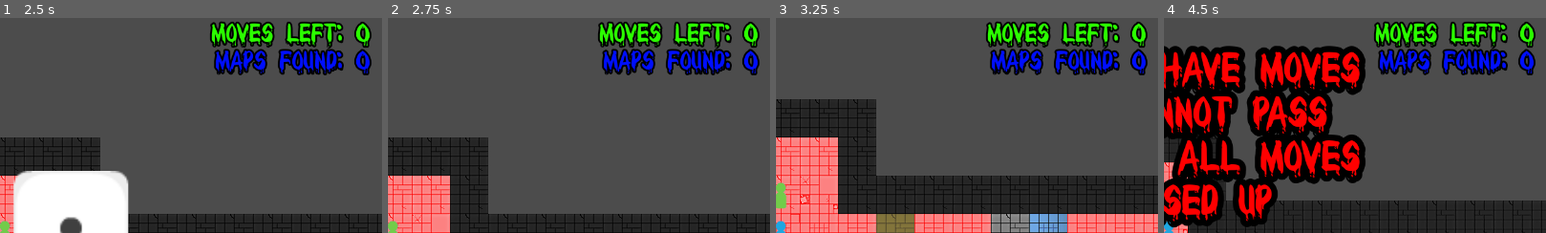
Above: before the commit, frames 1-4 (left to right).
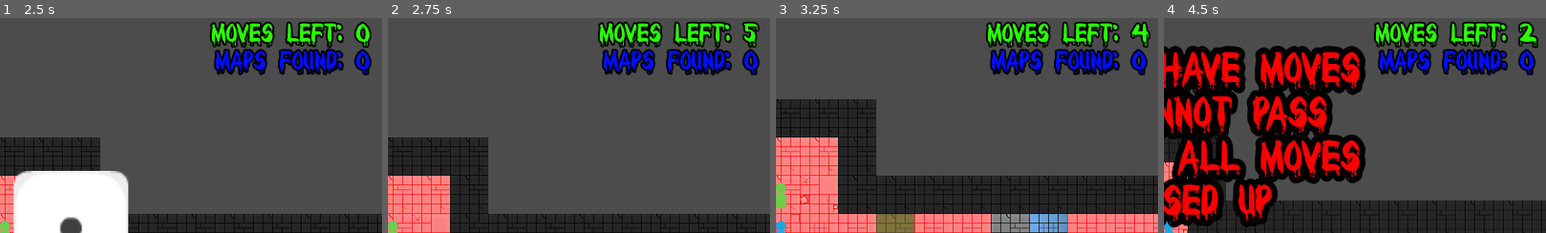
Above: after the commit, the same moments.

Repository: 44351-w22/protech-adaptation-game-sounds-good-studios
Game: Godot game, scene res://World.tscn
Two runs of this game, one before a commit and one after it. Both use one fixed random seed, a clock stepped at 60 frames per second and the inputs below.
Inputs:
- Up to frame 1 (2.5 s): click "ROLL" at 0.5 s; click "End Turn" at 1.25 s; tap Enter at 2 s; hold Right (ui_right) from 2.03 s (still down)
- Up to frame 2 (2.75 s): keep holding Right (ui_right)
- Up to frame 3 (3.25 s): release Right (ui_right) at 2.78 s; hold Down (ui_down) from 2.78 s (still down)
- Up to frame 4 (4.5 s): tap Space at 3.5 s; release Down (ui_down) at 3.53 s; hold Right (ui_right) 3.53-4.28 s; tap Enter at 4.25 s; hold Up (ui_up) from 4.28 s (still down)
The pictures show only the part of the screen within x 49-99%, y 0-50%; the shares and areas given below are measured in that part.

Frame 1 is identical in both runs. In frame 2, 0.4% of the frame differs, in the area x 92-98%, y 1-14%; in frame 3, 0.4%; in frame 4, 0.4%, in the area x 92-98%, y 1-15%.

Commit message:
added more sound effects

Diff:
--- a/World.gd
+++ b/World.gd
@@ -14,6 +14,9 @@
 onready var totalDiceRoll = dice.totalRoll
 onready var currentPlayer = Global.current_player
 onready var nextPlayer = Global.next_player
+onready var music = $SoundEffects/Music
+onready var laugh = $SoundEffects/Laugh
+onready var cheer = $SoundEffects/Cheer
 var rng = RandomNumberGenerator.new()
 var map = 0
 
@@ -31,11 +34,55 @@
 	p2Sprite.texture = skins[1]
 	p3Sprite.texture = skins[2]
 	p4Sprite.texture = skins[4]
-	currentPlayer = p1
-	nextPlayer = p2
-	move_camera(p1)
-	player_turn()
-
+	start_game()
+
+func _physics_process(delta):
+	#Adjust Moves Left
+	if currentPlayer.movesLeft == 0:
+		$CanvasLayer/MovesLeft.text = "Moves Left: 0"
+	elif currentPlayer.movesLeft == 1:
+		$CanvasLayer/MovesLeft.text = "Moves Left: 1"
+	elif currentPlayer.movesLeft == 2:
+		$CanvasLayer/MovesLeft.text = "Moves Left: 2"
+	elif currentPlayer.movesLeft == 3:
+		$CanvasLayer/MovesLeft.text = "Moves Left: 3"
+	elif currentPlayer.movesLeft == 4:
+		$CanvasLayer/MovesLeft.text = "Moves Left: 4"
+	elif currentPlayer.movesLeft == 5:
+		$CanvasLayer/MovesLeft.text = "Moves Left: 5"
+	elif currentPlayer.movesLeft == 6:
+		$CanvasLayer/MovesLeft.text = "Moves Left: 6"
+	elif currentPlayer.movesLeft == 7:
+		$CanvasLayer/MovesLeft.text = "Moves Left: 7"
+	elif currentPlayer.movesLeft == 8:
+		$CanvasLayer/MovesLeft.text = "Moves Left: 8"
+	elif currentPlayer.movesLeft == 9:
+		$CanvasLayer/MovesLeft.text = "Moves Left: 9"
+	elif currentPlayer.movesLeft == 10:
+		$CanvasLayer/MovesLeft.text = "Moves Left: 10"
+	elif currentPlayer.movesLeft == 11:
+		$CanvasLayer/MovesLeft.text = "Moves Left: 11"
+	elif currentPlayer.movesLeft == 12:
+		$CanvasLayer/MovesLeft.text = "Moves Left: 12"
+	else:
+		currentPlayer.movesLeft = 0
+		$CanvasLayer/MovesLeft.text = "Moves Left: 0"
+	#Adjust Maps Found
+	if currentPlayer.totalMapsFound == 0:
+		$CanvasLayer/MapsFound.text = "Maps Found: 0"
+	elif currentPlayer.totalMapsFound == 1:
+		$CanvasLayer/MapsFound.text = "Maps Found: 1"
+	elif currentPlayer.totalMapsFound == 2:
+		$CanvasLayer/MapsFound.text = "Maps Found: 2"
+	elif currentPlayer.totalMapsFound == 3:
+		$CanvasLayer/MapsFound.text = "Maps Found: 3"
+	elif currentPlayer.totalMapsFound == 4:
+		$CanvasLayer/MapsFound.text = "Maps Found: 4"
+	elif currentPlayer.totalMapsFound == 5:
+		$CanvasLayer/MapsFound.text = "Maps Found: 5"
+	else:
+		currentPlayer.totalMapsFound == 0
+		$CanvasLayer/MapsFound.text = "Maps Found: 0"
 
 func move_camera(p):
 	cam.get_parent().remove_child(cam)
@@ -53,6 +100,7 @@
 	var tile = $TileMap.tile_set.tile_get_name(tile_index)
 
 	if tile == "Light Gray Brick Floor.png 0":
+		laugh.play()
 		currentPlayer.position.x = 608
 		currentPlayer.position.y = 96
 		$CanvasLayer/Message.text = "Position Reset!!!"
@@ -60,8 +108,10 @@
 		yield(get_tree().create_timer(3.0), "timeout")
 		$CanvasLayer/Message.hide()
 	elif tile == "Pale Blue Brick Floor.png 1":
+		cheer.play()
 		select_random_map()
 	elif tile == "Purple Brick Floor.png 2":
+		laugh.play()
 		if currentPlayer.key_found == true:
 			currentPlayer.key_found == false
 			$CanvasLayer/Message.text = "Key Lost"
@@ -78,6 +128,7 @@
 	elif tile == "Red Brick Floor.png 3":
 		print("red")
 	elif tile == "Yellow Brick Floor.png 4":
+		cheer.play()
 		if(currentPlayer.map1_found == true):
 			Global.map1_found = true
 		elif(currentPlayer.map2_found == true):
@@ -198,7 +249,11 @@
 	$Player4.hide()
 	$CanvasLayer/Dice_Roller.hide()
 	$CanvasLayer/EndTurn.hide()
+	$CanvasLayer/MapsFound.hide()
+	$CanvasLayer/KeyFound.hide()
+	$CanvasLayer/MovesLeft.hide()
 	$OutSideTileMap.hide()
+	music.stop()
 
 func show_all():
 	yield(get_tree().create_timer(190.0), "timeout")
@@ -211,4 +266,13 @@
 	$Player4.show()
 	$CanvasLayer/Dice_Roller.show()
 	$CanvasLayer/EndTurn.show()
+	$CanvasLayer/MapsFound.show()
+	$CanvasLayer/MovesLeft.show()
 	$OutSideTileMap.show()
+	music.play()
+
+func start_game():
+	currentPlayer = p1
+	nextPlayer = p2
+	move_camera(p1)
+	player_turn()
--- a/World.tscn
+++ b/World.tscn
@@ -18,17 +18,10 @@
 [ext_resource path="res://assets/tunetank.com_5196_secrets-of-the-house-on-the-hill_by_rage-sound.mp3" type="AudioStream" id=16]
 [ext_resource path="res://assets/Door/Door2.png" type="Texture" id=17]
 [ext_resource path="res://assets/Door/MasterDoor.png" type="Texture" id=18]
-[ext_resource path="res://Dice_Roller.gd" type="Script" id=19]
-[ext_resource path="res://Tiles.gd" type="Script" id=20]
 [ext_resource path="res://assets/players/pieceBlue_single18.png" type="Texture" id=21]
 [ext_resource path="res://assets/players/piecePurple_single01.png" type="Texture" id=22]
 [ext_resource path="res://assets/players/pieceWhite_single00.png" type="Texture" id=23]
-[ext_resource path="res://assets/Perc_PracticePad_lo.wav" type="AudioStream" id=24]
-[ext_resource path="res://assets/players/pieceGreen_single00.png" type="Texture" id=25]
-[ext_resource path="res://Player.gd" type="Script" id=26]
-[ext_resource path="res://assets/dice/dieWhite1.png" type="Texture" id=27]
 [ext_resource path="res://assets/dice/dieWhite3.png" type="Texture" id=28]
-[ext_resource path="res://assets/Perc_MetronomeQuartz_hi.wav" type="AudioStream" id=29]
 
 [sub_resource type="ConvexPolygonShape2D" id=8]
 points = PoolVector2Array( 0, 0, 64, 0, 64, 64, 0, 64 )
@@ -520,35 +513,18 @@
 "_edit_use_anchors_": false
 }
 
-[node name="TileMap" type="TileMap" parent="." instance=ExtResource( 1 )]
+[node name="TileMap" parent="." instance=ExtResource( 1 )]
 tile_set = SubResource( 1 )
-cell_tile_origin = 1
-show_collision = true
 collision_layer = 0
 collision_mask = 0
-occluder_light_mask = 0
-format = 1
 tile_data = PoolIntArray( -720880, 0, 0, -655344, 0, 0, -589807, 0, 0, -524271, 0, 0, -131065, 5, 0, -131064, 5, 0, -13 …(11420 unchanged characters)…
-script = ExtResource( 20 )
-
-[node name="Doors" type="TileMap" parent="." instance=ExtResource( 2 )]
+
+[node name="Doors" parent="." instance=ExtResource( 2 )]
 tile_set = SubResource( 32 )
-cell_quadrant_size = 64
-format = 1
 tile_data = PoolIntArray( 327675, 0, 0, 327678, 0, 0, 262145, 0, 0, 262148, 0, 0, 262151, 0, 0, 262155, 0, 0, 262158, 0 …(632 unchanged characters)…
 
 [node name="Player4" parent="." instance=ExtResource( 3 )]
 position = Vector2( 608, 96 )
-collision_layer = 0
-script = ExtResource( 26 )
-movesLeft = 0
-map1_found = false
-map2_found = false
-map3_found = false
-map4_found = false
-map5_found = false
-key_found = false
-totalMapsFound = 0
 
 [node name="CollisionShape2D" parent="Player4" index="0"]
 shape = SubResource( 33 )
@@ -556,34 +532,11 @@
 [node name="Sprite" parent="Player4" index="3"]
 texture = ExtResource( 23 )
 
-[node name="Left" parent="Player4" index="4"]
-rotation = 1.5708
-collide_with_areas = true
-
-[node name="Up" parent="Player4" index="5"]
-rotation = 3.14159
-collide_with_areas = true
-
-[node name="Right" parent="Player4" index="6"]
-rotation = 4.71239
-collide_with_areas = true
-
-[node name="MoveSound" parent="Player4" index="8"]
-stream = ExtResource( 24 )
-volume_db = 5.647
+[node name="GameCam" parent="Player4" index="7"]
+current = false
 
 [node name="Player3" parent="." instance=ExtResource( 3 )]
 position = Vector2( 608, 96 )
-collision_layer = 0
-script = ExtResource( 26 )
-movesLeft = 0
-map1_found = false
-map2_found = false
-map3_found = false
-map4_found = false
-map5_found = false
-key_found = false
-totalMapsFound = 0
 
 [node name="CollisionShape2D" parent="Player3" index="0"]
 shape = SubResource( 33 )
@@ -591,34 +544,11 @@
 [node name="Sprite" parent="Player3" index="3"]
 texture = ExtResource( 21 )
 
-[node name="Left" parent="Player3" index="4"]
-rotation = 1.5708
-collide_with_areas = true
-
-[node name="Up" parent="Player3" index="5"]
-rotation = 3.14159
-collide_with_areas = true
-
-[node name="Right" parent="Player3" index="6"]
-rotation = 4.71239
-collide_with_areas = true
-
-[node name="MoveSound" parent="Player3" index="8"]
-stream = ExtResource( 24 )
-volume_db = 5.647
+[node name="GameCam" parent="Player3" index="7"]
+current = false
 
 [node name="Player2" parent="." instance=ExtResource( 3 )]
 position = Vector2( 800, 160 )
-collision_layer = 0
-script = ExtResource( 26 )
-movesLeft = 0
-map1_found = false
-map2_found = false
-map3_found = false
-map4_found = false
-map5_found = false
-key_found = false
-totalMapsFound = 0
 
 [node name="CollisionShape2D" parent="Player2" index="0"]
 shape = SubResource( 33 )
@@ -629,34 +559,11 @@
 [node name="Sprite" parent="Player2" index="3"]
 texture = ExtResource( 22 )
 
-[node name="Left" parent="Player2" index="4"]
-rotation = 1.5708
-collide_with_areas = true
-
-[node name="Up" parent="Player2" index="5"]
-rotation = 3.14159
-collide_with_areas = true
-
-[node name="Right" parent="Player2" index="6"]
-rotation = 4.71239
-collide_with_areas = true
-
-[node name="MoveSound" parent="Player2" index="8"]
-stream = ExtResource( 24 )
-volume_db = 5.647
+[node name="GameCam" parent="Player2" index="7"]
+current = false
 
 [node name="Player1" parent="." instance=ExtResource( 3 )]
 position = Vector2( 864, 160 )
-collision_layer = 0
-script = ExtResource( 26 )
-movesLeft = 0
-map1_found = false
-map2_found = false
-map3_found = false
-map4_found = false
-map5_found = false
-key_found = false
-totalMapsFound = 0
 
 [node name="CollisionShape2D" parent="Player1" index="0"]
 shape = SubResource( 33 )
@@ -664,81 +571,18 @@
 [node name="Down" parent="Player1" index="1"]
 cast_to = Vector2( 64, 0 )
 
-[node name="Sprite" parent="Player1" index="3"]
-texture = ExtResource( 25 )
-
-[node name="Left" parent="Player1" index="4"]
-rotation = 1.5708
-collide_with_areas = true
-
-[node name="Up" parent="Player1" index="5"]
-rotation = 3.14159
-collide_with_areas = true
-
-[node name="Right" parent="Player1" index="6"]
-rotation = 4.71239
-collide_with_areas = true
-
-[node name="MoveSound" parent="Player1" index="7"]
-stream = ExtResource( 24 )
-volume_db = 5.647
-
 [node name="CanvasLayer" type="CanvasLayer" parent="."]
 
 [node name="Dice_Roller" parent="CanvasLayer" instance=ExtResource( 5 )]
 visible = false
-anchor_right = 1.0
-anchor_bottom = 1.0
-script = ExtResource( 19 )
-__meta__ = {
-"_edit_use_anchors_": false
-}
 totalRoll = 4
 
-[node name="Container" parent="CanvasLayer/Dice_Roller" index="0"]
-anchor_left = 0.5
-anchor_top = 0.5
-anchor_right = 0.5
-anchor_bottom = 0.5
-margin_left = -20.0
-margin_top = -20.0
-margin_right = 20.0
-margin_bottom = 20.0
-
-[node name="DiceA" parent="CanvasLayer/Dice_Roller/Container" index="0"]
-position = Vector2( -85, 13 )
-scale = Vector2( 3, 3 )
-texture = ExtResource( 27 )
-
 [node name="DiceB" parent="CanvasLayer/Dice_Roller/Container" index="1"]
-position = Vector2( 131, 12 )
-scale = Vector2( 3, 3 )
 texture = ExtResource( 28 )
 
 [node name="Button" parent="CanvasLayer/Dice_Roller/Container" index="2"]
-anchor_left = 0.5
-anchor_top = 1.0
-anchor_right = 0.5
-anchor_bottom = 1.0
-margin_left = -100.0
-margin_top = 92.0
-margin_right = 97.0
-margin_bottom = 156.0
-custom_colors/font_color_disabled = Color( 1, 0, 0, 1 )
-custom_colors/font_color_focus = Color( 1, 0, 0, 1 )
-custom_colors/font_color = Color( 1, 0, 0, 1 )
-custom_colors/font_color_hover = Color( 1, 0, 0, 1 )
-custom_colors/font_color_pressed = Color( 1, 0, 0, 1 )
 custom_fonts/font = SubResource( 44 )
 shortcut = SubResource( 3 )
-text = "ROLL"
-__meta__ = {
-"_edit_use_anchors_": false
-}
-
-[node name="Click" parent="CanvasLayer/Dice_Roller" index="1"]
-stream = ExtResource( 29 )
-volume_db = 5.0
 
 [node name="EndTurn" type="Button" parent="CanvasLayer"]
 margin_left = 17.0
@@ -820,9 +664,8 @@
 "_edit_use_anchors_": false
 }
 
-[node name="OutSideTileMap" type="TileMap" parent="." instance=ExtResource( 7 )]
+[node name="OutSideTileMap" parent="." instance=ExtResource( 7 )]
 tile_set = SubResource( 7 )
-format = 1
 tile_data = PoolIntArray( -65529, 0, 0, -65528, 0, 0, -65527, 0, 0, -65526, 0, 0, -65525, 0, 0, 7, 0, 0, 11, 0, 0, 1310 …(1545 unchanged characters)…
 
 [node name="SoundEffects" type="Node" parent="."]
@@ -842,7 +685,6 @@
 [connection signal="Collision" from="Player2" to="." method="_on_Player1_Collision"]
 [connection signal="Collision" from="Player1" to="." method="_on_Player1_Collision"]
 [connection signal="pressed" from="CanvasLayer/Dice_Roller/Container/Button" to="." method="_on_Button_pressed"]
-[connection signal="pressed" from="CanvasLayer/Dice_Roller/Container/Button" to="CanvasLayer/Dice_Roller" method="_on_Button_pressed"]
 [connection signal="pressed" from="CanvasLayer/EndTurn" to="." method="_on_EndTurn_pressed"]
 
 [editable path="Player4"]
Not shown: 1 places in World.tscn that only renumber resources
